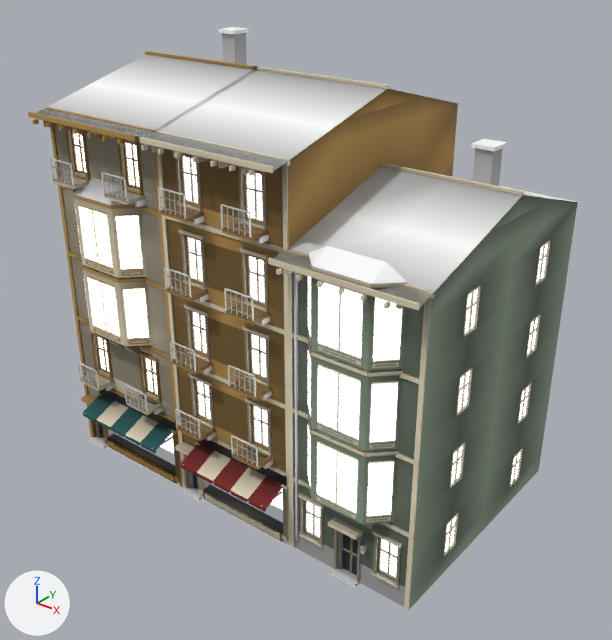
Renders of the glTF model assets_src/world/kit_istanbul/out/bld_ahsap_row_c.glb from each side of a commit.
One viewpoint serves both versions: a 50 mm lens placed at (20.8, -20.7, 23.2), pointed at (0.6, 4.6, 7.5). The axes (+X, +Y, +Z) are drawn at lower left. The lights are the same throughout. The picture after the commit comes second. Objects named as collision shapes, trigger or cutter boxes, shadow casters or lower levels of detail are left out. Where no turn or scale is listed for an object, it has been applied to the vertices. Vertices at exactly the same position are counted once.

Objects in the first picture: 'LOD0'.
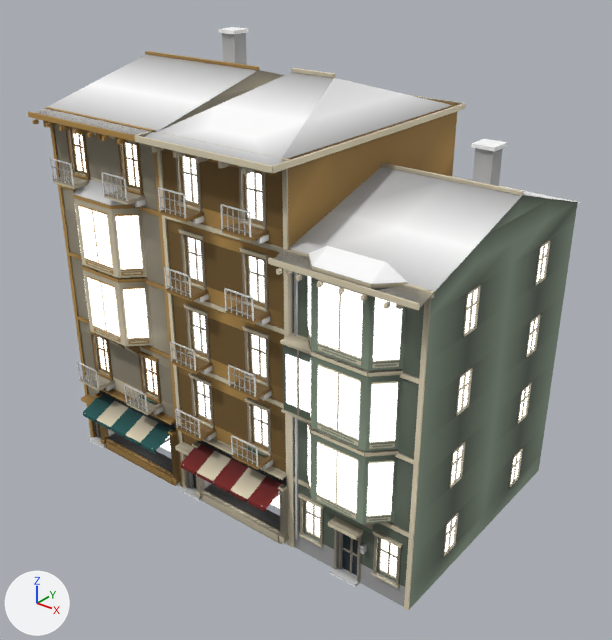
Changed parts and their boxes (x1, y1, x2, y2) in the pictures (612 x 640 px; the box of a moved part takes in the faces that stretch with it):
part 1 of me_lod0_mesh, moved or reshaped
    before: (253, 66, 389, 89)
    after: (411, 95, 463, 105)
part 2 of me_lod0_mesh, added
    after: (291, 68, 336, 78)
part 3 of me_lod0_mesh, added
    after: (280, 335, 317, 355)
part 4 of me_lod0_mesh, added (mostly hidden)
    after: (281, 408, 311, 425)
part 5 of me_lod0_mesh, added
    after: (297, 350, 299, 417)
part 6 of me_lod0_mesh, added
    after: (283, 345, 311, 421)
part 7 of me_lod0_mesh, added
    after: (272, 103, 466, 173)
part 8 of me_lod0_mesh, deleted
    before: (141, 144, 255, 176)
part 9 of me_lod0_mesh, moved or reshaped
    before: (98, 389, 289, 544)
    after: (95, 388, 289, 545)
part 10 of me_lod0_mesh, reshaped
    before: (144, 70, 463, 172)
    after: (146, 72, 452, 166)
part 11 of me_lod0_mesh, added
    after: (286, 354, 310, 413)
part 12 of me_lod0_mesh, recoloured
    both: (91, 66, 458, 548)

The change, as a diff of the scene's bpy script:
```diff
--- a/assets_src/world/kit_istanbul/out/bld_ahsap_row_c.glb.py
+++ b/assets_src/world/kit_istanbul/out/bld_ahsap_row_c.glb.py
@@ me_lod0_mesh @@
 # used by ob_lod0; location = (0.0, 0.0, 0.0)
 # verts and faces of me_lod0_mesh; kept vertices keep their numbers, new ones are numbered from 7046
-me_lod0_mesh.from_pydata(...)  # 7046 vertices, 10968 faces; spans x -9.2..9.2, y -1.2..11.6, z 0.0..18.7
+me_lod0_mesh.from_pydata(...)  # 7054 vertices, 10962 faces; spans x -9.2..9.2, y -1.2..11.6, z 0.0..18.7
+# me_lod0_mesh part 1: the loose piece of 16 vertices spanning x -2.8..3.6, y 5.4..5.6, z 17.3..17.5 is moved by (0.0, 5.9, -1.6)
+# me_lod0_mesh part 2: a new loose piece, a box spanning x -0.6..1.4, y 5.17..5.33, z 17.5..17.64, in mat_m_plaster_cream
+# me_lod0_mesh part 3: a new loose piece, a box spanning x 3.64..5.16, y -0.66..0.0, z 9.5..9.62, in mat_m_plaster_cream
+# me_lod0_mesh part 4: a new loose piece, a box spanning x 3.64..5.16, y -0.66..0.0, z 6.7..6.8, in mat_m_plaster_cream
+# me_lod0_mesh part 5: a new loose piece, a box spanning x 4.37..4.43, y -0.64..-0.6, z 6.8..9.5, in mat_m_plaster_cream
+# me_lod0_mesh part 6: a new loose piece, a box spanning x 3.7..5.1, y -0.6..0.0, z 6.8..9.5, in mat_m_plaster_sky
+# me_lod0_mesh part 7: a new loose piece of 28 vertices spanning x 3.6..3.7, y -0.9..11.4, z 15.6..15.9, in mat_m_plaster_cream
+# me_lod0_mesh part 8: 14 loose pieces with 112 vertices, spanning x -2.3..2.9, y -1.1..11.6, z 15.5..15.8, are deleted
+# me_lod0_mesh part 9
+# 12 vertices are removed from x -7.6..3.0, y -0.1, z 0.1..0.4
+# 40 faces are deleted
+# 76 vertices in x -8.0..3.4, y -0.2..-0.1, z 0.1..3.5 move by (0.0, -0.2, 0.0)
+# 24 vertices in x -7.8..3.3, y 0.3, z 0.0..2.8 move by (0.0, 0.3, 0.0)
+# 12 vertices move within x -7.6..3.0, y -0.2, z 0.1..0.4
+# 12 vertices are added at x -7.6..3.0, y -0.3, z 0.1..0.4
+# 20 new faces join them, mat_m_plaster_cream
+# 20 new faces join them, mat_m_plaster_ochre
+# me_lod0_mesh part 10
+# 17 vertices are removed from x -2.8..3.6, y 0.0..11.4, z 15.8..17.3
+# 28 faces are deleted
+# 2 vertices move from x -2.8..0.4, y 2.3..5.5, z 16.5..17.3 to x -2.8, y 2.2..5.2, z 15.7
+# 28 vertices are added at x -2.8..3.6, y 0.6..11.4, z 15.7..17.5
+# 5 new vertices lie (0.0, 3.1, 0.0) away from vertices in x -2.8..3.6, y -0.9..5.5, z 15.7..17.3
+# 16 new faces join them, mat_m_plaster_cream
+# 38 new faces join them, mat_m_roof_tile
+# me_lod0_mesh part 11
+verts[7076] = (3.8, -0.6, 7.2)  # pixel (286, 402)
+verts[7077] = (4.3, -0.6, 7.2)  # pixel (297, 407)
+verts[7078] = (4.4, -0.6, 7.2)  # pixel (299, 408)
+verts[7079] = (5.0, -0.6, 7.2)  # pixel (310, 413)
+for new, old in zip([*range(7080, 7084)], [*range(7076, 7080)]): verts[new] = verts[old] + (0.0, 0.0, 1.9)
+faces += [(7076, 7077, 7081), (7076, 7081, 7080), (7078, 7079, 7083), (7078, 7083, 7082)]  # mat_m_windowatlas
+# me_lod0_mesh part 12: 1757 kept faces spanning x -9.2..9.2, y -1.2..11.6, z 0.0..18.5 get new vertex colours; the middle colour goes from light grey #bfbfbf to grey #bebebe
+# other edits to the shape of me_lod0_mesh do not show in these pictures
 me_lod0_mesh.materials.append(mat_m_awning_red)
```
